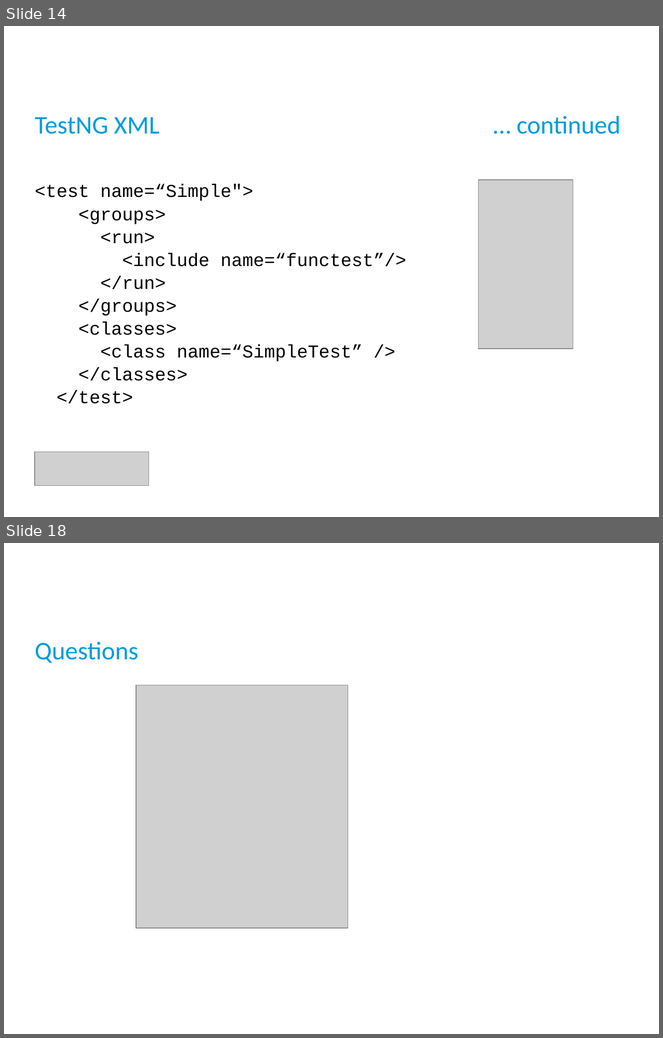
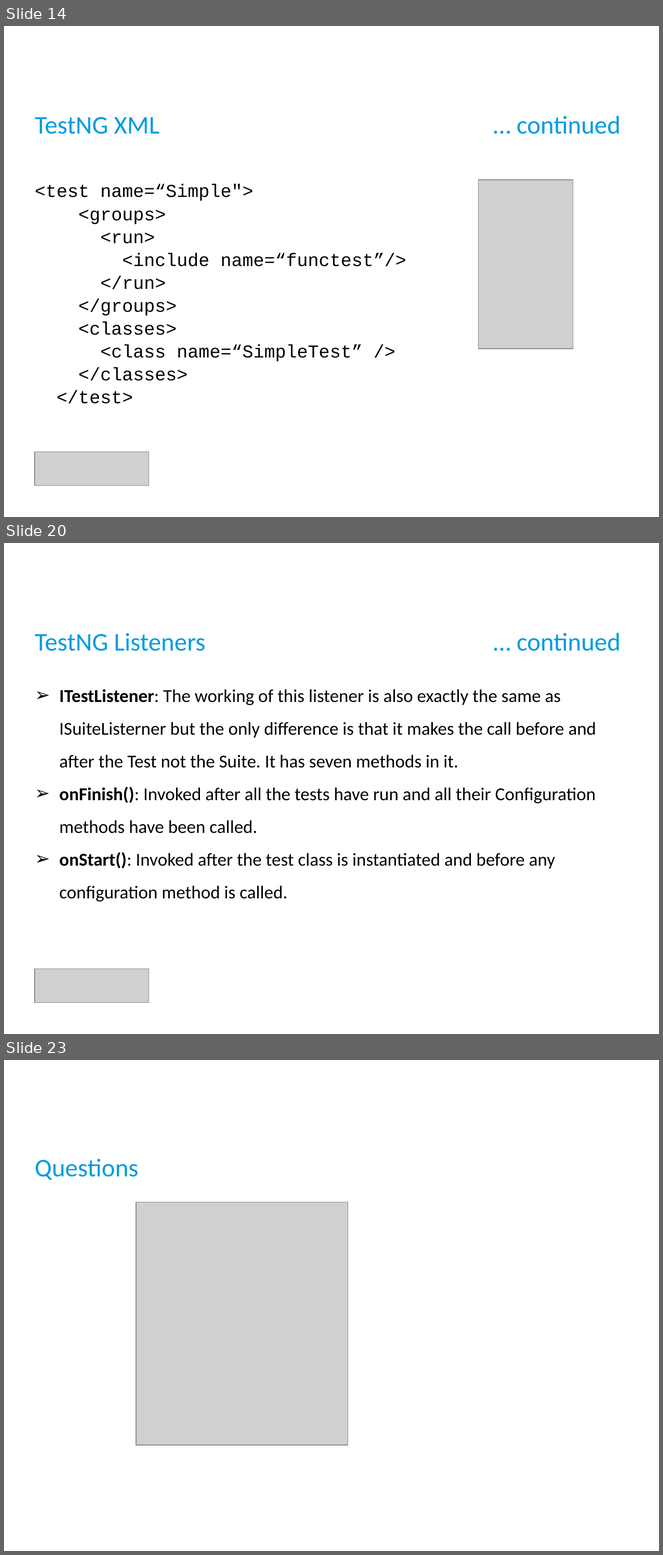
Before and after one commit to abhishekkyd/TestNG-examples, a slide deck: TestNG-Session-PB.pptx. Shown one above the other, each under a label of ours: slides 14 and 18 before the commit, slides 14, 20 and 23 after it; the slides between them are not shown. The pictures are 663x1038 and 663x1555 pixels, drawn with LibreOffice and Linux fonts; fonts in the diff are those of the drawing; grey boxes stand for pictures; background and template pictures are left out. Boxes give left, top, right and bottom in pixels: in the first picture for what was removed or moved away, otherwise in the second. Text is boxed around its words. In the diff, an @@ line names an element or a change of style, - is before the commit and + after.

Commit message:
updated for listeners

```diff
--- a/TestNG-Session-PB.pptx
+++ b/TestNG-Session-PB.pptx
@@ slide 20 added at (4,543,659,1034), background picture (left out) @@
@@ title added at (35,633,621,651), 28 pt, text #009BDF @@
+TestNG Listeners … continued
@@ subtitle added at (59,689,597,902), 20 pt, text #000000 @@
+➢ ITestListener: The working of this listener is also exactly the same as ISuiteListerner but the only difference is that it makes the call before and after the Test not the Suite. It has seven methods in it.
+➢ onFinish(): Invoked after all the tests have run and all their Configuration methods have been called.
+➢ onStart(): Invoked after the test class is instantiated and before any configuration method is called.
@@ picture added at (35,969,149,1003) @@
@@ what was slide 18 is now slide 23 @@
```
Also in this commit, not shown: 3 slides changed, 4 other slides added, 31 other files.
